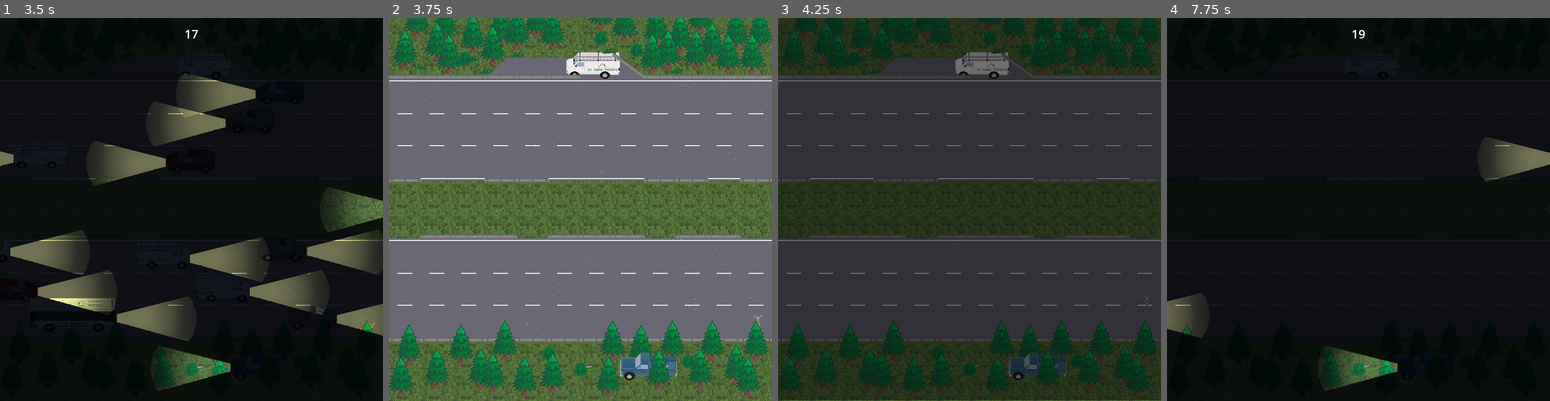
Above: before the commit, frames 1-4 (left to right).
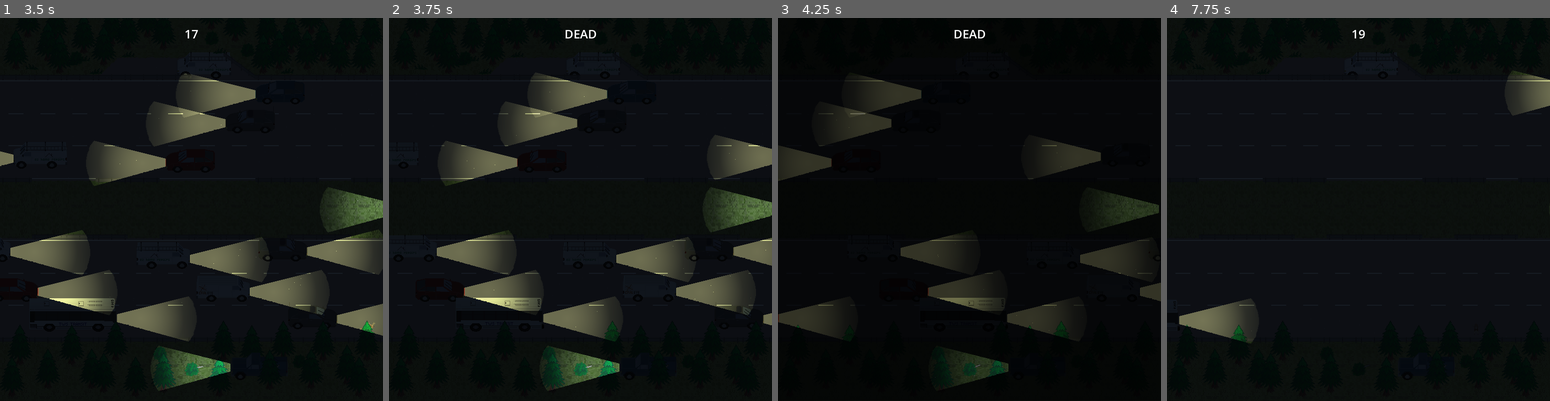
Above: after the commit, the same moments.

Repository: Pedro-T/deer-in-the-headlights
Game: Godot game, scene res://Main.tscn
The game is run twice, just before and just after one commit, with the same random seed, the same clock (stepped at 60 frames per second) and the same inputs.
Inputs:
- Up to frame 1 (3.5 s): click "Start Game" at 0.5 s; hold D (move_right) 1.28-2.03 s; hold S (move_down) 2.03-2.78 s; hold D (move_right) from 2.78 s (still down)
- Up to frame 2 (3.75 s): release D (move_right) at 3.53 s; hold W (move_up) from 3.53 s (still down)
- Up to frame 3 (4.25 s): keep holding W (move_up)
- Up to frame 4 (7.75 s): release W (move_up) at 4.28 s; hold A (move_left) 4.28-5.78 s; hold S (move_down) 5.78-6.5 s; click "Return to Title" at 6.5 s; click "Start Game" at 7.25 s

Frame 1 is identical in both runs. In frame 2, 99% of the frame differs, in the area x 0-100%, y 0-100%; in frame 3, 92%; in frame 4, 5.6%.

Commit message:
hide player on loss, await transition before clearing stage closes #98

Diff:
--- a/deer-in-the-headlights/Main.tscn
+++ b/deer-in-the-headlights/Main.tscn
@@ -589,7 +589,7 @@
 horizontal_alignment = 1
 vertical_alignment = 1
 
-[node name="Screens" parent="." instance=ExtResource("8_trn2v")]
+[node name="Screens" parent="CanvasLayer" instance=ExtResource("8_trn2v")]
 
 [connection signal="body_entered" from="Stage/Triggers/GameSuccessTrigger" to="Stage/Triggers/GameSuccessTrigger" method="_on_body_entered"]
 
--- a/deer-in-the-headlights/game_manager.gd
+++ b/deer-in-the-headlights/game_manager.gd
@@ -53,8 +53,10 @@
     if ending == GameEnding.RUN_OVER:
         $CrashEffectPlayer.play()
     info_label.text = "ESCAPED" if ending == GameEnding.ESCAPED else "DEAD"
-    hunter_truck.toggle_lights()
+    player.hide()
+    #hunter_truck.toggle_lights()
     screens.show_game_over(ending)
+    await screens.transition_up
     _clear_stage()
     blocker_vehicle.kill_timer()
     weather.stop()
--- a/deer-in-the-headlights/main.gd
+++ b/deer-in-the-headlights/main.gd
@@ -5,7 +5,7 @@
     GameManager.info_label = $CanvasLayer/InfoLabel
     GameManager.game_timer = $GameTimer
     GameManager.firing_timer = $FiringTimer
-    GameManager.screens = $Screens
+    GameManager.screens = $CanvasLayer/Screens
     GameManager.player = $Stage/PlayerContainer/Player
     GameManager.hunter = $"Stage/Hunter-Bush"
     GameManager.night_canvas = $Stage/Nighttime
--- a/deer-in-the-headlights/overlay_screens/screens.gd
+++ b/deer-in-the-headlights/overlay_screens/screens.gd
@@ -4,10 +4,12 @@
 var game_over_success_scene: PackedScene = preload("res://overlay_screens/GameOverScreenSuccess.tscn")
 var game_over_runover_scene: PackedScene = preload("res://overlay_screens/GameOverRoadkillScreen.tscn")
 var game_over_hunted_scene: PackedScene = preload("res://overlay_screens/GameOverHuntedScreen.tscn")
+signal transition_up
 
 func show_game_over(ending: GameManager.GameEnding) -> void:
     $AnimationPlayer.play("mask_up")
     await $AnimationPlayer.animation_finished
+    transition_up.emit()
     var screen: Node2D
     match ending:
         GameManager.GameEnding.ESCAPED:
--- a/deer-in-the-headlights/player/player.gd
+++ b/deer-in-the-headlights/player/player.gd
@@ -14,6 +14,7 @@
 
 func intro() -> void:
     position = SPAWN_POSITION
+    show()
 
 @warning_ignore("unused_parameter")
 func _physics_process(delta: float) -> void:
